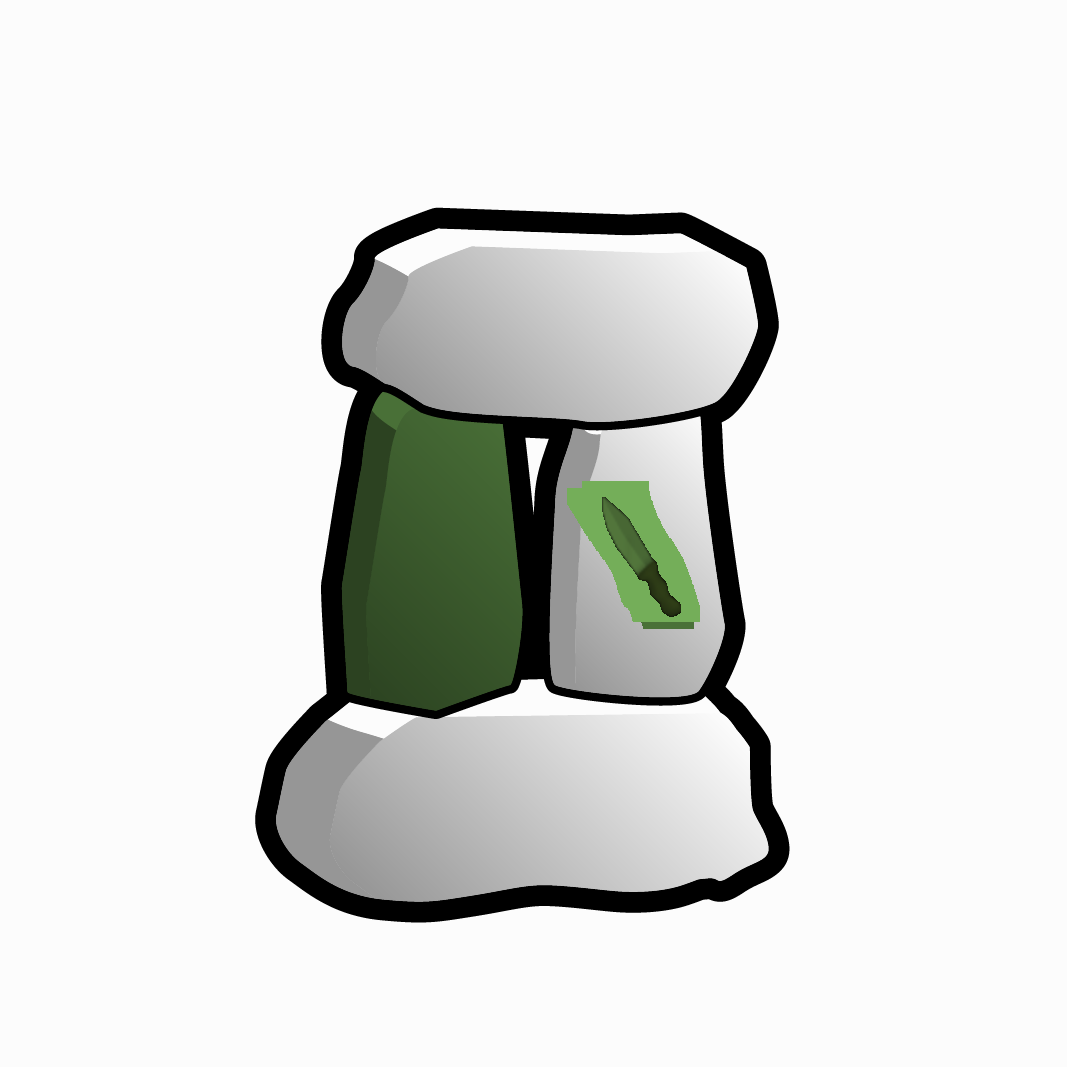
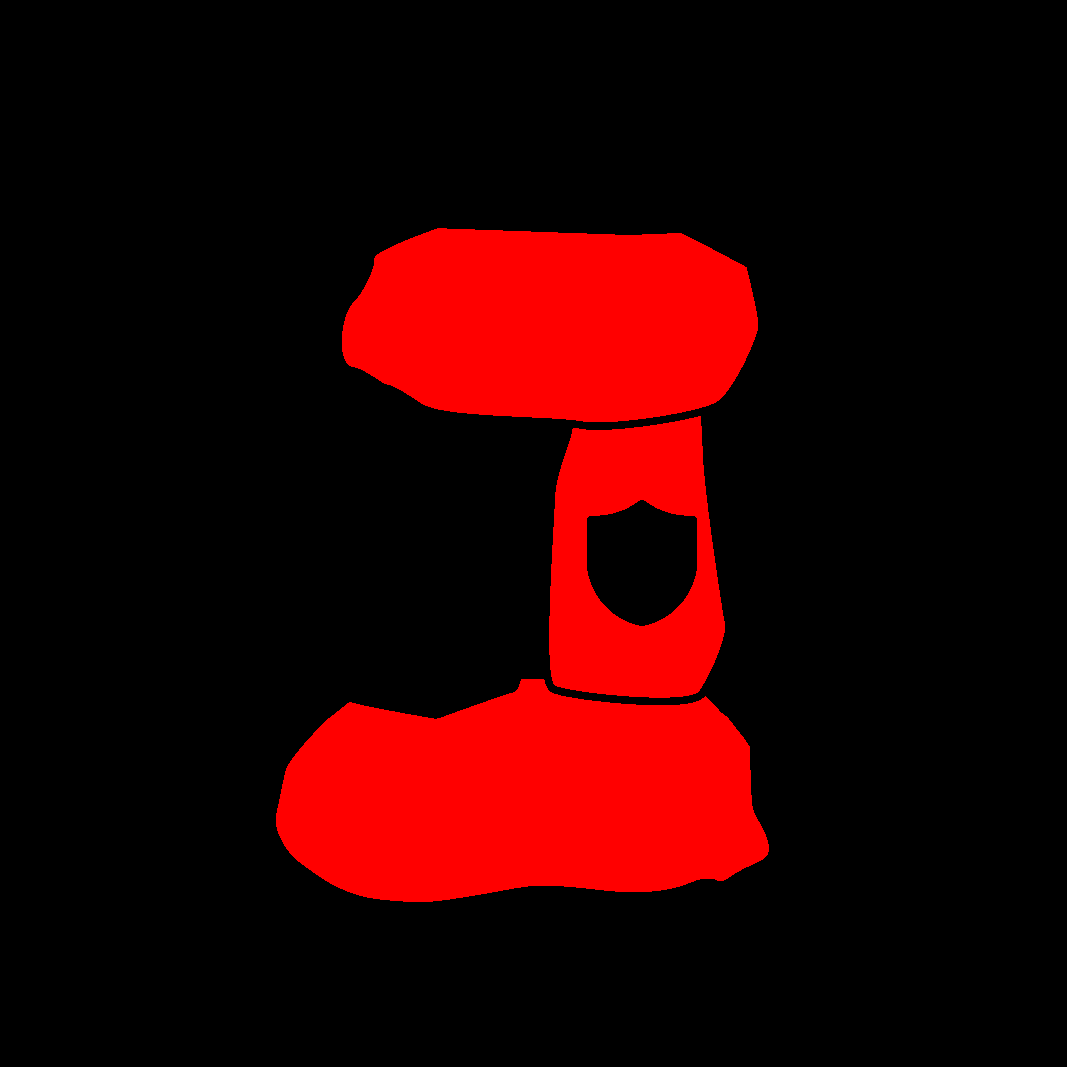
Layer changes from the first w=1067, h=1067 image to the second:
showed group "Masks" (5 layers) over [0, 0, 1067, 1067]
added layer "ToughMask" in group "Masks" over [587, 500, 697, 626]
added layer "Pasted Layer" in group "Marks" over [587, 500, 697, 626]
hid "MeleeMultiply" over [567, 481, 700, 629]
hid "Slaughter.png" over [602, 497, 681, 617]
